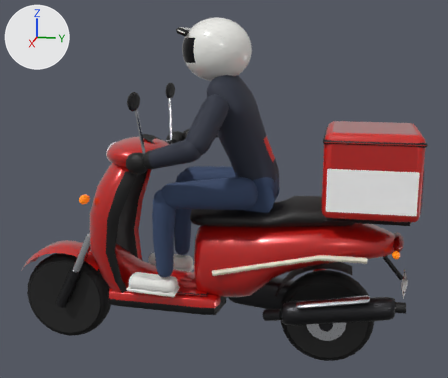
Renders of the glTF model assets/models/scooter.glb from each side of a commit.
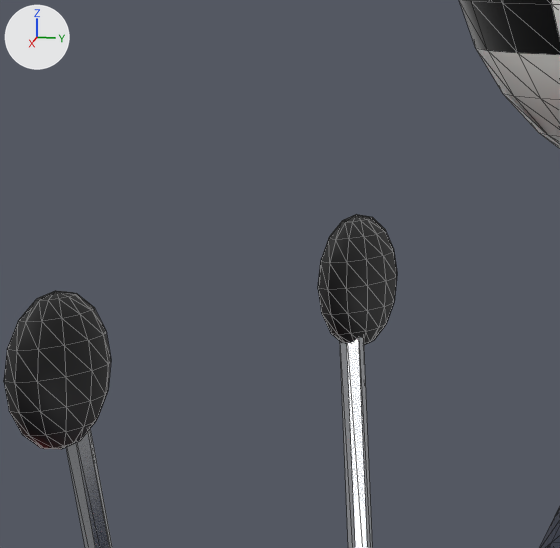
Each version is shown whole from a 50 mm camera at (3.01, 0.72, 1.64) aimed at (-0.02, 0.12, 0.88), then close up on the part from 28% to 44% of the width and 15% to 33% of the height. Lighting does not change. The marker at upper left points along +X, +Y and +Z. The older version's two pictures come first. The close-ups show mesh edges as thin lines. Where no turn or scale is listed for an object, it has been applied to the vertices. Vertices at exactly the same position are counted once.

The first close-up shows 'rider_head', 'steer_mesh' and 1 more.
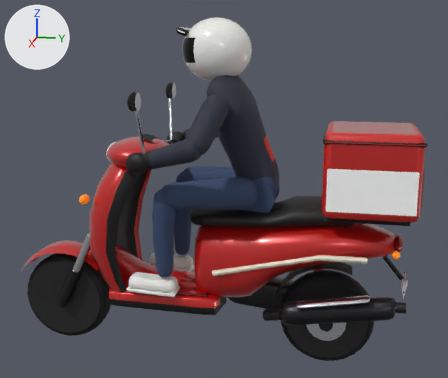
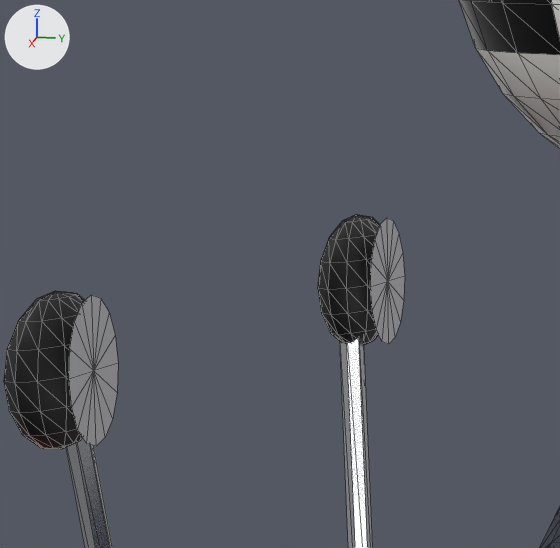
Pixel boxes (x1, y1, x2, y2) of what changed, in the close-ups (560 x 548 px):
'steer_mesh', reshaped
    before: (4, 214, 397, 548)
    after: (4, 214, 405, 548)
part 1 of me_steer_mesh, added
    after: (370, 218, 405, 344)
part 2 of me_steer_mesh, added
    after: (69, 295, 118, 446)

What the commit changed:
Material 'bike_mirror' (mat_bike_mirror) is new.
Its base color is (0.787, 0.787, 0.828) (white #e5e5eb).
Its metallic is 1.0.
Its roughness is 0.04.
me_steer_mesh is used by ob_steer_mesh; location (0.0, -0.72, 0.24).
me_steer_mesh had 980 vertices, 1832 faces and spanned x -0.372..0.372, y -0.287..0.569, z -0.039..1.154.
me_steer_mesh now has 1014 vertices, 1864 faces and spans x -0.372..0.372, y -0.287..0.569, z -0.039..1.154.
me_steer_mesh part 1: the loose piece of 17 vertices spanning x -0.07..0.07, y 0.417..0.544, z 0.856..0.914 is copied, and the copy is multiplied about its middle by the matrix ((-0.028, 0.547, -0.246), (0.0, 0.246, 0.547), (0.599, 0.025, -0.011)), then moved by (-0.3, 0.02, 0.225), in mat_bike_mirror (white #e5e5eb); it spans x -0.342..-0.258, y 0.501, z 1.068..1.152.
me_steer_mesh part 2: the loose piece of 17 vertices spanning x -0.07..0.07, y 0.417..0.544, z 0.856..0.914 is copied, and the copy is multiplied about its middle by the matrix ((-0.028, 0.547, -0.246), (0.0, 0.246, 0.547), (0.599, 0.025, -0.011)), then moved by (0.3, 0.02, 0.225), in mat_bike_mirror (white #e5e5eb); it spans x 0.258..0.342, y 0.501, z 1.068..1.152.
me_steer_mesh gains material mat_bike_mirror (white #e5e5eb).
